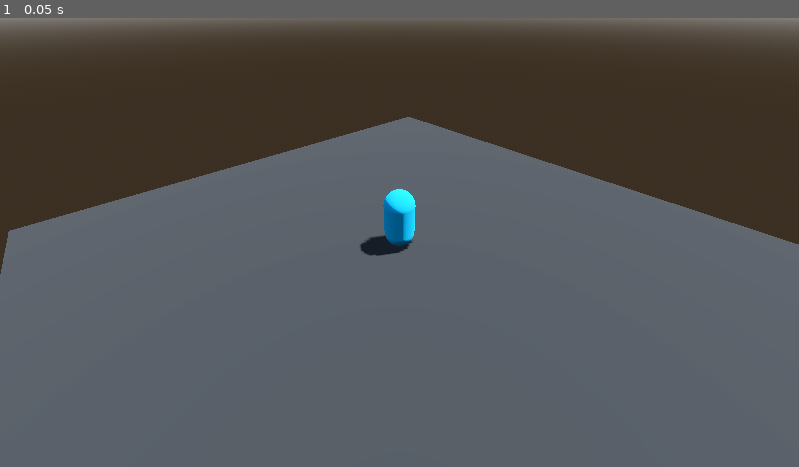
Above: before the commit, frame 1.
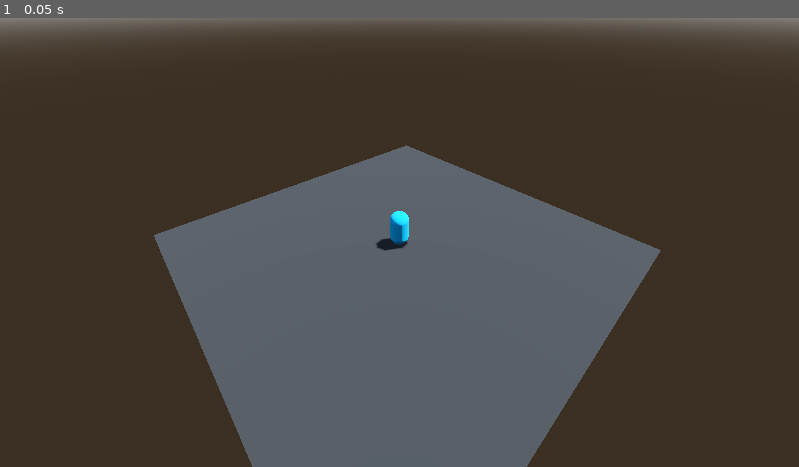
Above: after the commit, the same moment.

Repository: Nordtwig/metrotopia-combat
Game: Godot game, scene res://main.tscn
The game is run twice, just before and just after one commit, with the same random seed, the same clock (stepped at 60 frames per second) and the same inputs.
Inputs:
- Up to frame 1 (0.05 s): no input

The runs differ from the first frame. In frame 1, 34% of the frame differs, in the area x 0-100%, y 22-100%.

Commit message:
start setting up game manager

Diff:
--- /dev/null
+++ b/game_manager.gd
@@ -0,0 +1,6 @@
+extends Node3D
+
+
+func _input(event: InputEvent) -> void:
+	if (event is InputEventMouseButton):
+		pass
--- a/main.tscn
+++ b/main.tscn
@@ -26,6 +26,9 @@
 material = SubResource("StandardMaterial3D_x4nrf")
 size = Vector2(20, 20)
 
+[sub_resource type="ConvexPolygonShape3D" id="ConvexPolygonShape3D_q4dp1"]
+points = PackedVector3Array(10.1548, 0.158668, 10.1548, -10.1548, -0.158668, -10.1548, -10.1548, 0.158668, -10.1548, 10.1548, -0.158668, -10.1548, -10.1548, -0.158668, 10.1548, -10.1548, 0.158668, 10.1548, 10.1548, 0.158668, -10.1548, 10.1548, -0.158668, 10.1548)
+
 [node name="Main" type="Node3D"]
 
 [node name="Environment" type="Node3D" parent="."]
@@ -48,4 +51,9 @@
 [node name="Actor" parent="Actors" instance=ExtResource("1_ofkfo")]
 
 [node name="Camera3D" type="Camera3D" parent="."]
-transform = Transform3D(0.673685, -0.471542, 0.569031, 0, 0.769982, 0.638065, -0.739018, -0.429855, 0.518726, 5.73302, 6.42854, 5.22619)
+transform = Transform3D(0.673685, -0.471542, 0.569031, 0, 0.769983, 0.638065, -0.739018, -0.429855, 0.518726, 9.27661, 10.402, 8.45651)
+
+[node name="StaticBody3D" type="StaticBody3D" parent="."]
+
+[node name="CollisionShape3D" type="CollisionShape3D" parent="StaticBody3D"]
+shape = SubResource("ConvexPolygonShape3D_q4dp1")
Not shown: 1 places in main.tscn that only renumber resources
